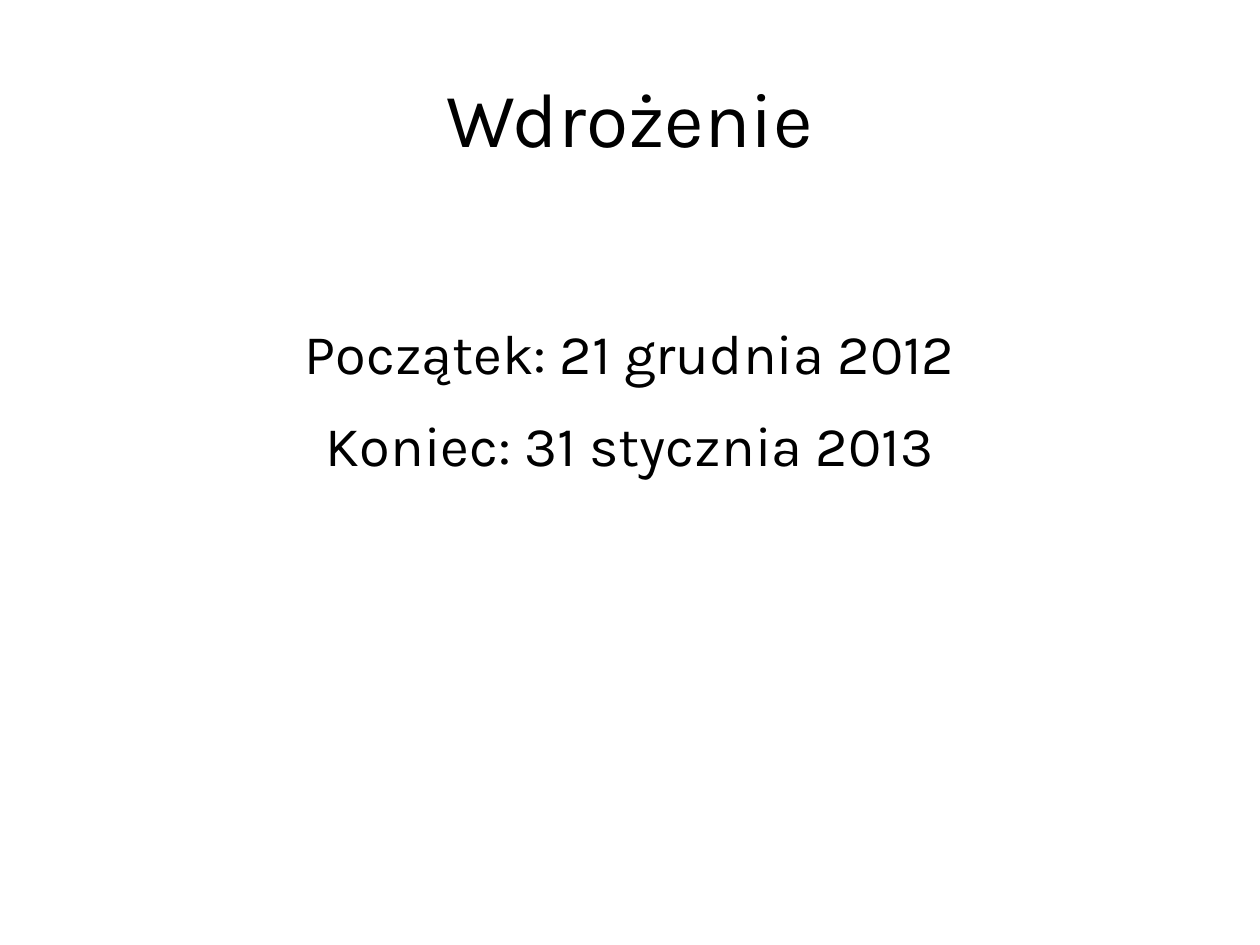
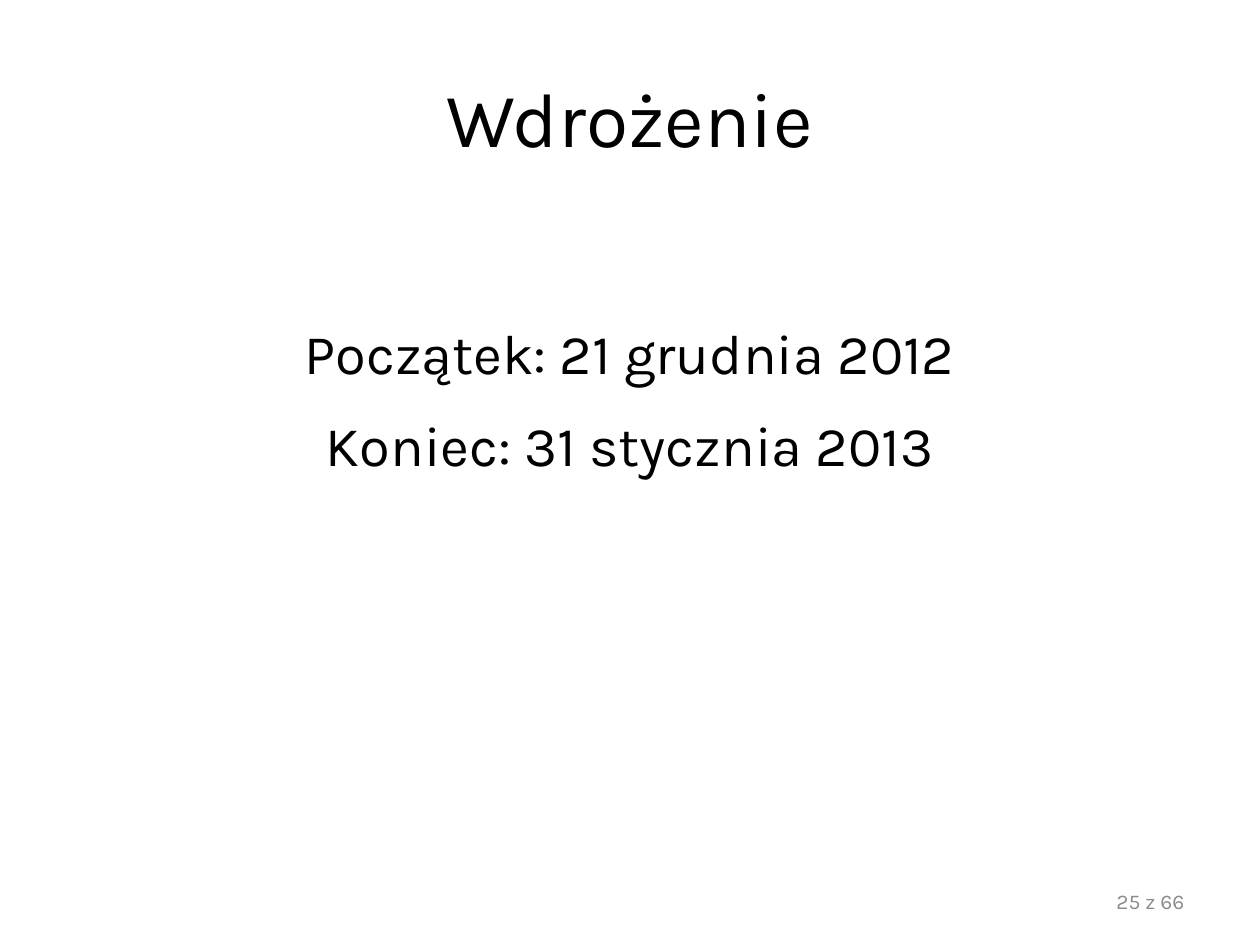
Before and after one commit to student-tomasz/ppit-prowadzenie-concerto, a slide deck: slide 25 of Obrona/Prezentacja.pptx. Drawn at 1260x945 pixels with LibreOffice and Linux fonts; fonts in the diff are those of the drawing; background and template pictures are left out. Boxes give left, top, right and bottom in pixels: in the first picture for what was removed or moved away, otherwise in the second. Text is boxed around its words. In the diff, an @@ line names an element or a change of style, - is before the commit and + after.

```diff
--- a/Obrona/Prezentacja.pptx
+++ b/Obrona/Prezentacja.pptx
@@ page number added at (1116, 895, 1184, 909), 12 pt, text #8C8C8C @@
+25 z 66
```
Also in this commit, not shown: 55 other slides changed, 2 slides added, 2 slides removed, 1 other file.
